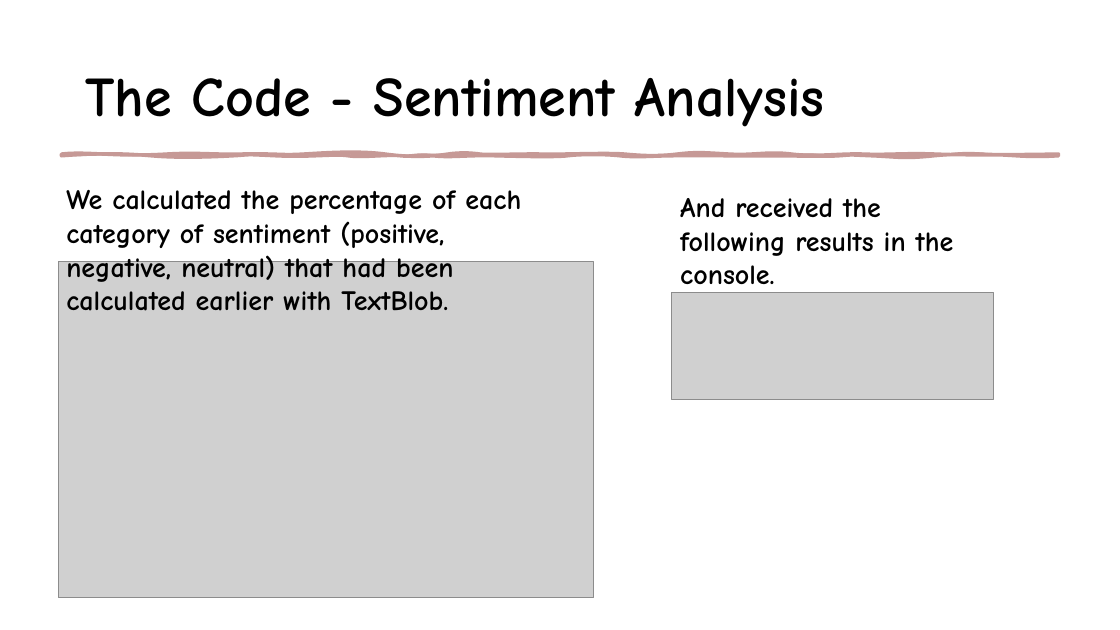
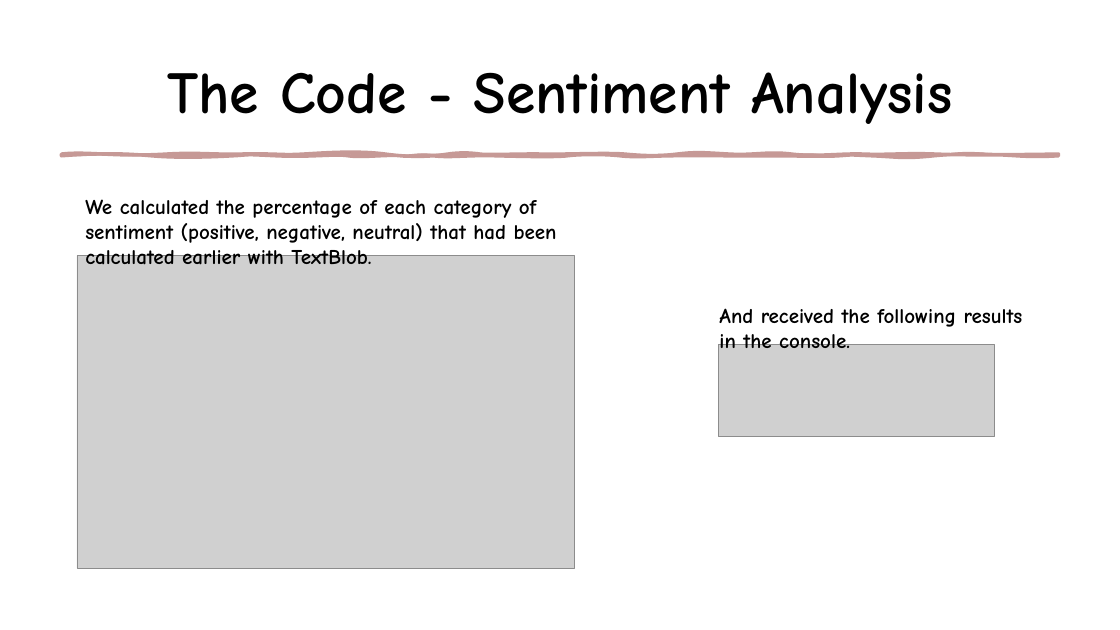
Before and after one commit to ionais/SentimentAnalysis, a slide deck: slide 15 of 20211215_ResearchMethodsProject_SentimentAnalysis_CocaCola.pptx. Drawn at 1120x630 pixels with LibreOffice and Linux fonts; fonts in the diff are those of the drawing; grey boxes stand for pictures. Boxes give left, top, right and bottom in pixels: in the first picture for what was removed or moved away, otherwise in the second. Text is boxed around its words. In the diff, an @@ line names an element or a change of style, - is before the commit and + after.

Commit message:
Update 20211215_ResearchMethodsProject_SentimentAnalysis_CocaCola.pptx
Updated pptx

```diff
--- a/20211215_ResearchMethodsProject_SentimentAnalysis_CocaCola.pptx
+++ b/20211215_ResearchMethodsProject_SentimentAnalysis_CocaCola.pptx
@@ title "The Code - Sentiment Analysis" at (167, 72, 953, 124): size 48 to 51 pt; alignment left to centre; line spacing 1 to 0.9 @@
@@ text "We calculated the percentage of ...": place and size @@
-text "We calculated the percentage of ..." at (66, 190, 521, 311)
+text "We calculated the percentage of ..." at (85, 199, 557, 265)
@@ text "We calculated the percentage of ..." at (85, 199, 557, 265): size 24 to 18 pt @@
@@ picture: place and size @@
-picture at (58, 262, 594, 598)
+picture at (77, 255, 576, 568)
@@ text "And received the following results ..." at (719, 308, 1023, 348): size 24 to 18 pt @@
@@ text "And received the following results ...": place and size @@
-text "And received the following results ..." at (680, 198, 954, 294)
+text "And received the following results ..." at (719, 308, 1023, 348)
@@ picture: place and size @@
-picture at (672, 292, 994, 400)
+picture at (718, 344, 994, 436)
```
Also in this commit, not shown: 17 other slides changed.
